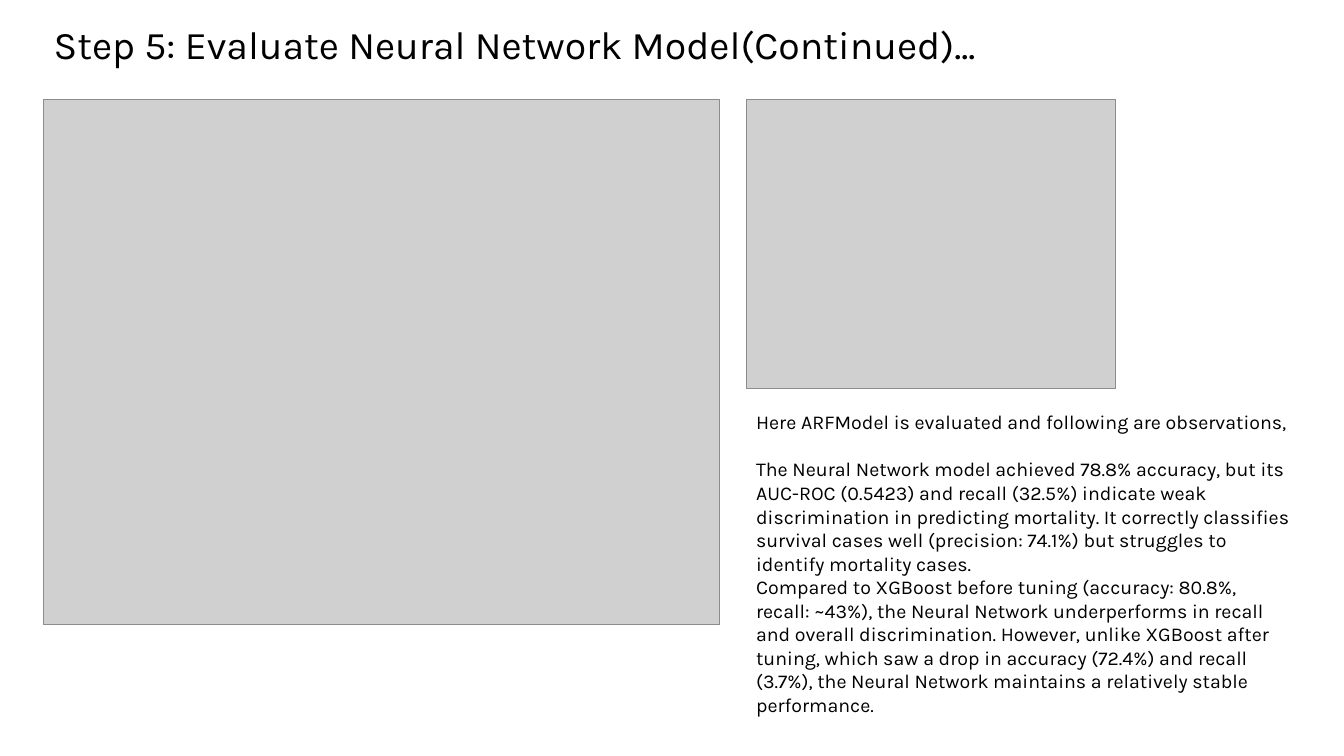
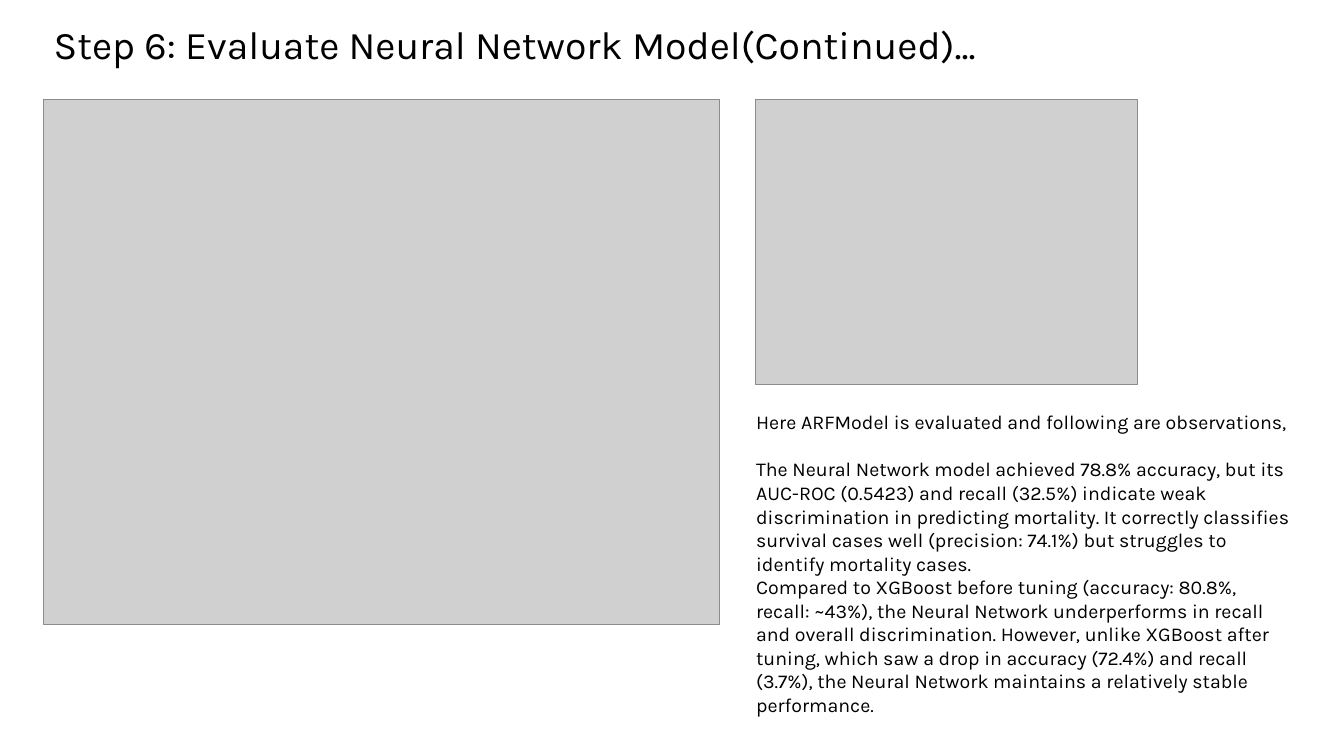
Before and after one commit to AnkitaSavaliya/AIH, a slide deck: slide 20 of ML-DL_MIMIC-IV_ARF_MORTALITY_PREDICTION.pptx. Drawn at 1344x756 pixels with LibreOffice and Linux fonts; fonts in the diff are those of the drawing; grey boxes stand for pictures. Boxes give left, top, right and bottom in pixels: in the first picture for what was removed or moved away, otherwise in the second. Text is boxed around its words. In the diff, an @@ line names an element or a change of style, - is before the commit and + after.

```diff
--- a/ML-DL_MIMIC-IV_ARF_MORTALITY_PREDICTION.pptx
+++ b/ML-DL_MIMIC-IV_ARF_MORTALITY_PREDICTION.pptx
@@ text at (54, 30, 976, 69): text changed @@
-Step 5: Evaluate Neural Network Model(Continued)...
+Step 6: Evaluate Neural Network Model(Continued)...
@@ picture: place and size @@
-picture at (746, 100, 1115, 389)
+picture at (756, 100, 1138, 385)
```
Also in this commit, not shown: 18 other slides changed, 1 other file.
